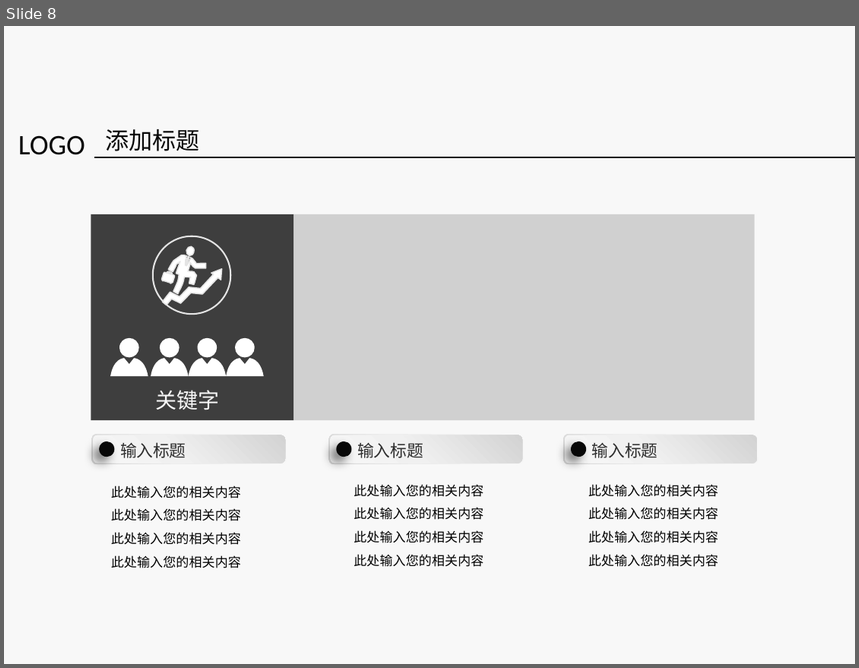
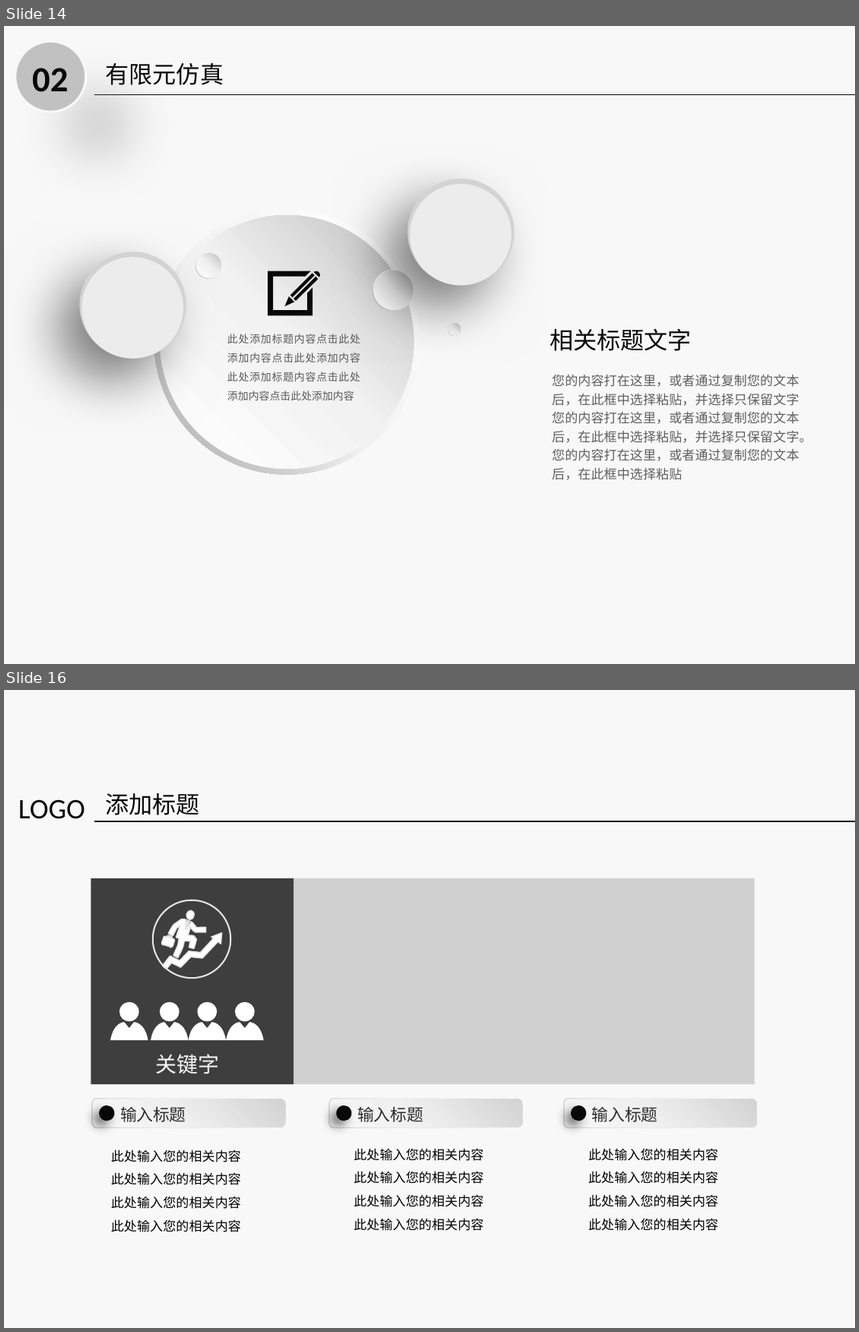
Before and after one commit to Junior888/paper, a slide deck: 论文答辩.pptx. Shown one above the other, each under a label of ours: slide 8 before the commit, slides 14 and 16 after it; the slides between them are not shown. The pictures are 859x668 and 859x1332 pixels, drawn with LibreOffice and Linux fonts; fonts in the diff are those of the drawing; grey boxes stand for pictures; background and template pictures are left out. Boxes give left, top, right and bottom in pixels: in the first picture for what was removed or moved away, otherwise in the second. Text is boxed around its words. In the diff, an @@ line names an element or a change of style, - is before the commit and + after.

```diff
--- a/论文答辩.pptx
+++ b/论文答辩.pptx
@@ slide 14 added at [4,26,855,664], background picture (left out) @@
@@ ellipse added at [15,40,86,111], fill #C1C1C1, outline #F8F8F8 1.5 pt @@
@@ text added at [32,68,68,92], 22.5 pt, text #080808, bold @@
+02
@@ text added at [106,63,224,85], 15 pt, text #080808 @@
+有限元仿真
@@ line added from (94, 95) to (855, 95), #080808 0.75 pt @@
@@ ellipse added at [408,180,515,286], fill #D3D3D3 @@
@@ ellipse added at [411,184,512,284], fill #ECECEC @@
@@ donut added at [154,210,420,475], fill gradient #FFFFFF to #F2F2F2 to #A6A6A6 @@
@@ ellipse added at [160,215,414,470], fill gradient #FFFFFF to #F2F2F2 to #BFBFBF @@
@@ ellipse added at [80,252,186,359], fill #D3D3D3 @@
@@ donut added at [196,253,222,279], fill gradient #FFFFFF to #F2F2F2 to #A6A6A6 @@
@@ ellipse added at [196,253,221,278], fill gradient #FFFFFF to #F2F2F2 to #BFBFBF @@
@@ ellipse added at [82,258,183,359], fill #ECECEC @@
@@ group added at [267,270,322,316]: 5 freeform shapes, 1 rectangle @@
@@ donut added at [373,270,414,311], fill gradient #FFFFFF to #F2F2F2 to #A6A6A6 @@
@@ ellipse added at [374,271,414,311], fill gradient #FFFFFF to #F2F2F2 to #BFBFBF @@
@@ text added at [227,334,360,401], 6.8 pt, text #595959 @@
+此处添加标题内容点击此处添加内容点击此处添加内容此处添加标题内容点击此处添加内容点击此处添加内容
@@ donut added at [448,323,462,337], fill gradient #FFFFFF to #F2F2F2 to #A6A6A6 @@
@@ ellipse added at [448,323,460,336], fill gradient #FFFFFF to #F2F2F2 to #BFBFBF @@
@@ text added at [550,328,692,351], 15 pt, text #080808 @@
+相关标题文字
@@ text added at [552,374,812,480], 8.2 pt, text #5E5E5E @@
+您的内容打在这里，或者通过复制您的文本后，在此框中选择粘贴，并选择只保留文字您的内容打在这里，或者通过复制您的文本后，在此框中选择粘贴，并选择只保留文字。您的内容打在这里，或者通过复制您的文本后，在此框中选择粘贴
@@ what was slide 8 is now slide 16 @@
```
Also in this commit, not shown: 9 slides changed, 6 other slides added, 1 other file.
